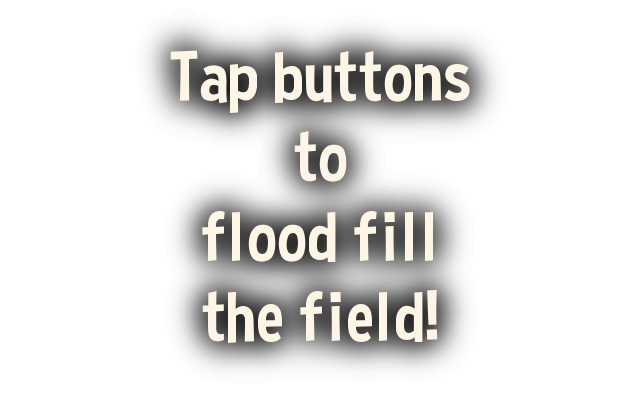
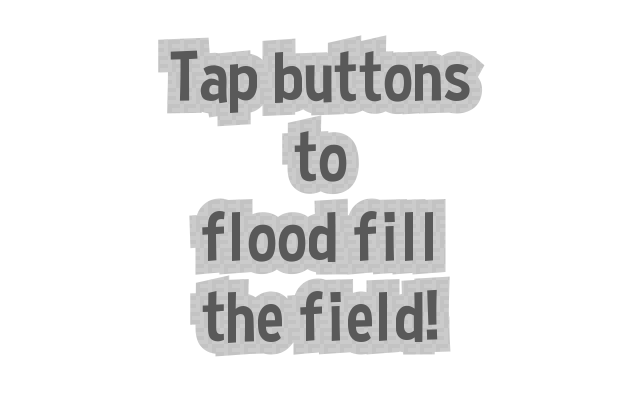
Layers edited between the first and the second 640 x 399 image:
painted on "Tap buttons ..." over [170, 50, 470, 343]
added layer "Layer" above "Drop Shadow #2" over [158, 35, 485, 357]
hid "Drop Shadow #2" over [135, 9, 508, 383]
hid "Drop Shadow #1" over [135, 9, 508, 383]
hid "Drop Shadow" over [135, 9, 508, 383]
